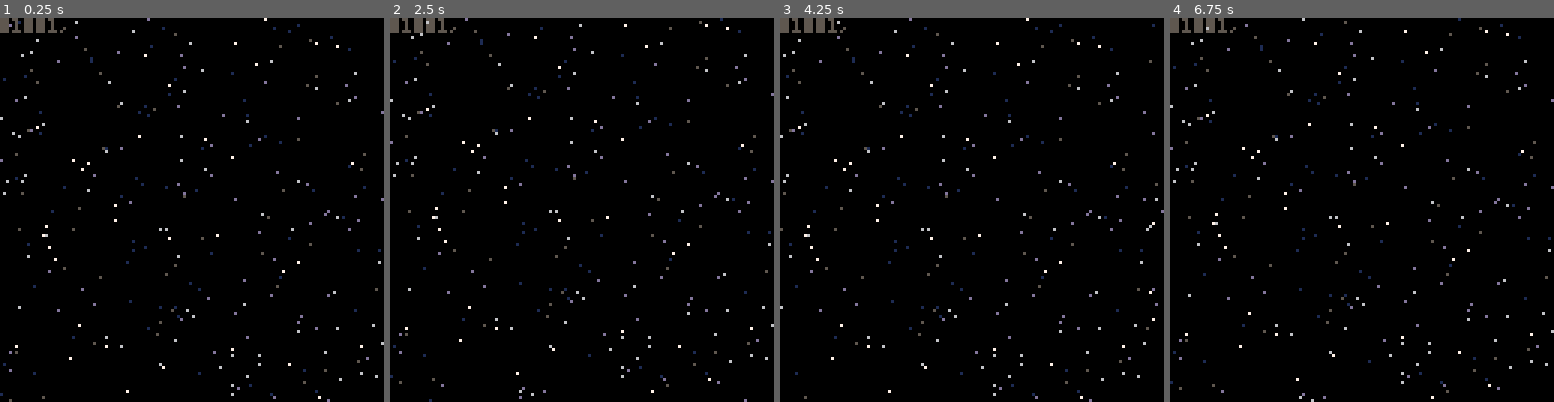
Above: before the commit, frames 1-4 (left to right).
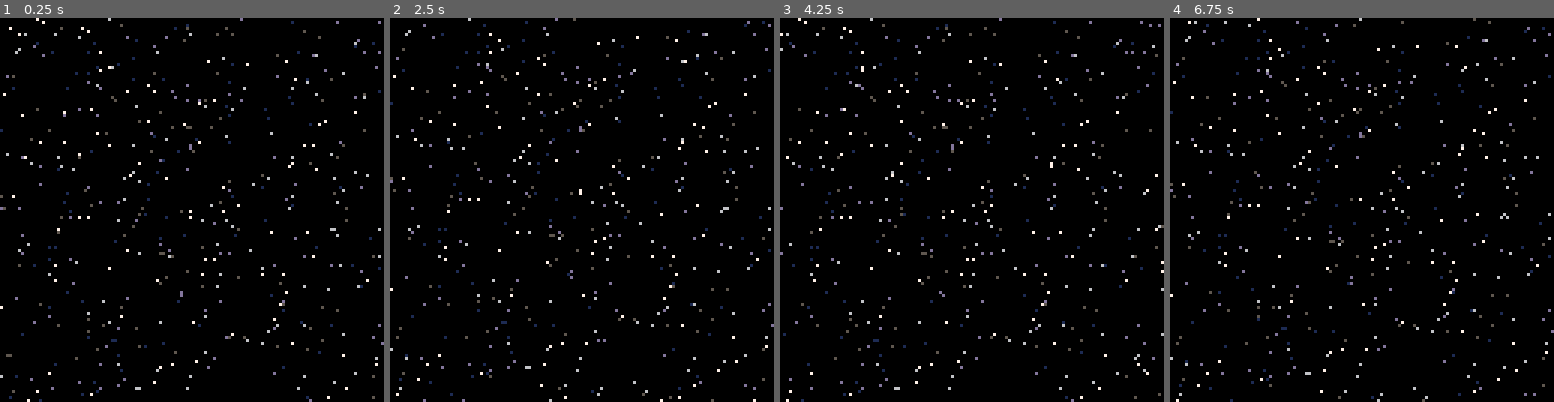
Above: after the commit, the same moments.

Repository: submersibletoaster/pico8
Game: PICO-8 cartridge new_stars.p8
Two runs of this game, one before a commit and one after it. Both use one fixed random seed, a clock stepped at 60 frames per second and the inputs below.
Inputs:
- Up to frame 1 (0.25 s): no input
- Up to frame 2 (2.5 s): tap O (Z key) at 0.33, 0.7, 1.43, 2.22 s; hold Left 1.97-2.37 s; hold Down from 2.42 s (still down)
- Up to frame 3 (4.25 s): release Down at 2.82 s; hold Right 2.87-3.53 s; tap O (Z key) at 3.1, 3.98 s; hold Up 3.58-4.08 s; hold Right from 4.13 s (still down)
- Up to frame 4 (6.75 s): release Right at 4.53 s; hold Down 4.58-5.08 s; tap O (Z key) at 4.87, 5.75, 6.63 s; hold Left 5.13-5.8 s; hold Up 5.85-6.18 s; hold Left 6.23-6.63 s; hold Down from 6.68 s (still down)

The runs differ from the first frame. In frame 1, 4.7% of the frame differs, in the area x 0-100%, y 0-100%; in frame 2, 4.7%; in frame 3, 4.7%; in frame 4, 4.7%.

Commit message:
3 layer parallax with base seed and density arg

Diff:
--- a/new_stars.p8
+++ b/new_stars.p8
@@ -38,8 +38,11 @@
 function _draw()
  cls()
  camera(cx,cy)
- draw_stars(cx,cy)
-
+ draw_stars(cx,cy,4478,128)
+ camera(cx*1.25,cy*1.25)
+ draw_stars(cx*1.25,cy*1.25,8086,256)
+ camera(cx*1.5,cy*1.5)
+ draw_stars(cx*1.5,cy*1.5,16,512)
 end
 -->8
 -- background
@@ -58,7 +61,7 @@
   return s
 end
 
-function draw_stars(x,y)
+function draw_stars(x,y,base,ds)
  local grps={
    {x-128,y-128},
    {x,y-128},
@@ -73,21 +76,22 @@
  local mn=0
  local mx=128*128
  for p in all(grps) do
-  --if p[1]<mn or p[1]>mx then break end
-  --if p[2]<mn or p[2]>mx then break end
+  repeat
+  if p[1]<mn or p[1]>mx then break end
+  if p[2]<mn or p[2]>mx then break end
 
   local cell=xy2starcell(p[1],p[2])
   local clx=cell[1]*128
   local cly=cell[2]*128
   local seed=shl(13,cell[1])
             +cell[2]
+  seed=bxor(base,seed)
   srand(seed)
-  camera()
-  print(tts(cell),0,0,5)
-  camera(cx,cy)
+
+
 
   local sz=128*128
-  local density=128
+  local density=ds or 256
   local nxt=0
   while nxt<sz do
     local step=flr(rnd(density))
@@ -101,5 +105,6 @@
 
     pset(clx+x,cly+y,col)
   end
+  until true -- loop break next
  end
 end
